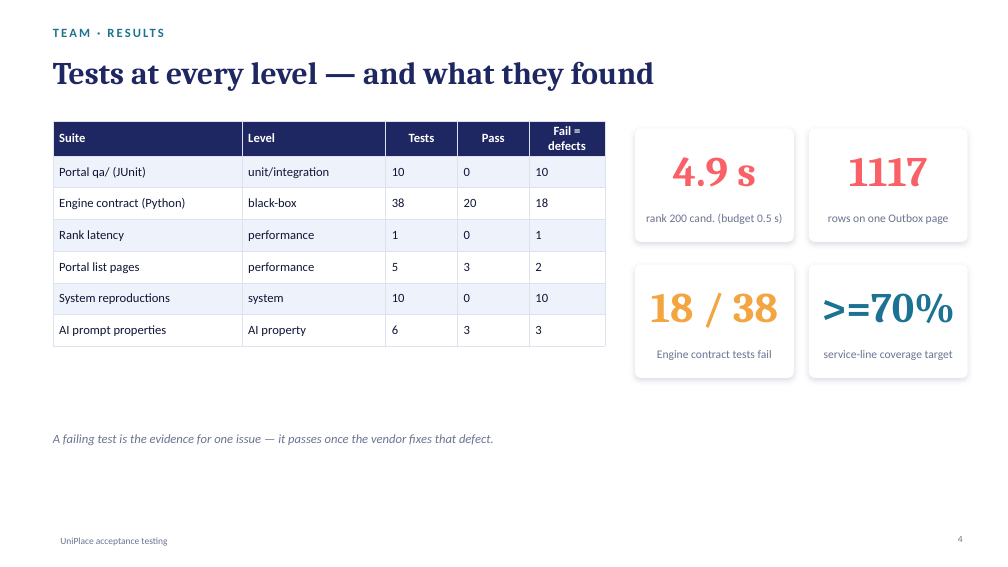
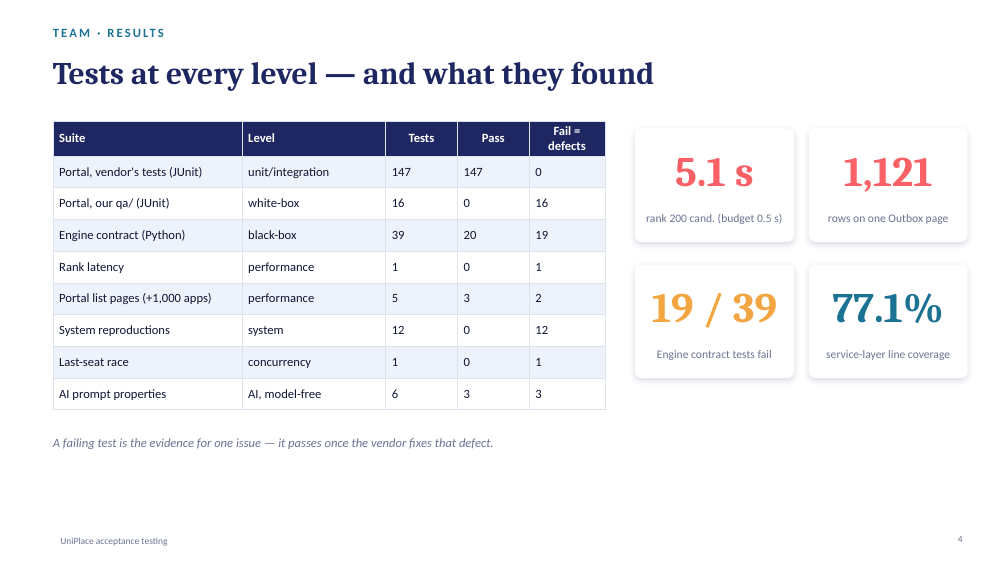
Before and after one commit to Khalil-Zakout/INFS4202, a slide deck: slide 4 of docs/presentation.pptx. Drawn at 1008x567 pixels with LibreOffice and Linux fonts; fonts in the diff are those of the drawing. Boxes give left, top, right and bottom in pixels: in the first picture for what was removed or moved away, otherwise in the second. Text is boxed around its words. In the diff, an @@ line names an element or a change of style, - is before the commit and + after.

Commit message:
Final QA update: D49-D52, GitHub issue numbers, Windows runner, Git workflow, cleanup

```diff
--- a/docs/presentation.pptx
+++ b/docs/presentation.pptx
@@ table at [53,121,605,404] @@
-row 2: Portal qa/ (JUnit) | unit/integration | 10 | 0 | 10
-row 3: Engine contract (Python) | black-box | 38 | 20 | 18
+row 2: Portal, vendor's tests (JUnit) | unit/integration | 147 | 147 | 0
+row 3: Portal, our qa/ (JUnit) | white-box | 16 | 0 | 16
+row 4: Engine contract (Python) | black-box | 39 | 20 | 19
-row 5: Portal list pages | performance | 5 | 3 | 2
-row 6: System reproductions | system | 10 | 0 | 10
-row 7: AI prompt properties | AI property | 6 | 3 | 3
+row 6: Portal list pages (+1,000 apps) | performance | 5 | 3 | 2
+row 7: System reproductions | system | 12 | 0 | 12
+row 8: Last-seat race | concurrency | 1 | 0 | 1
+row 9: AI prompt properties | AI, model-free | 6 | 3 | 3
@@ text at [675,158,754,187]: text changed @@
-4.9 s
+5.1 s
@@ text at [844,157,933,192]: text changed @@
-1117
+1,121
@@ text at [652,293,777,323]: text changed @@
-18 / 38
+19 / 39
@@ text at [833,293,944,323]: text changed @@
->=70%
+77.1%
@@ text at [826,350,950,360]: text changed @@
-service-line coverage target
+service-layer line coverage
@@ text "A failing test is the ...": place and size @@
-text "A failing test is the ..." at [53,434,494,445]
+text "A failing test is the ..." at [53,438,494,449]
```
Also in this commit, not shown: 9 other slides changed, 49 other files.
